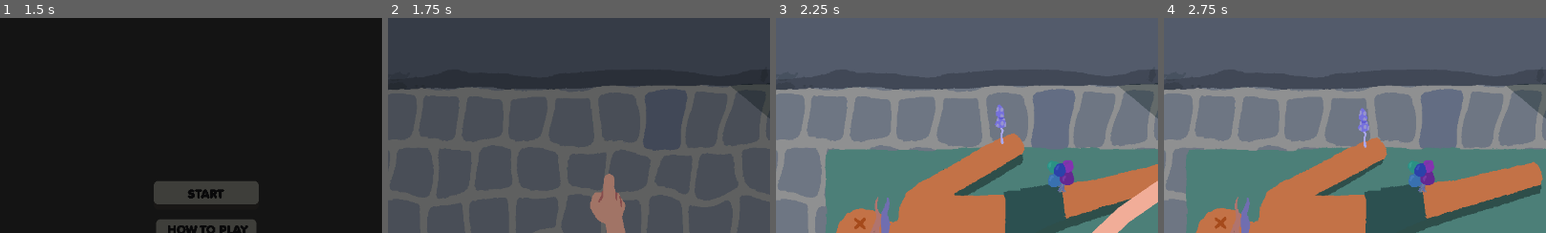
Above: before the commit, frames 1-4 (left to right).
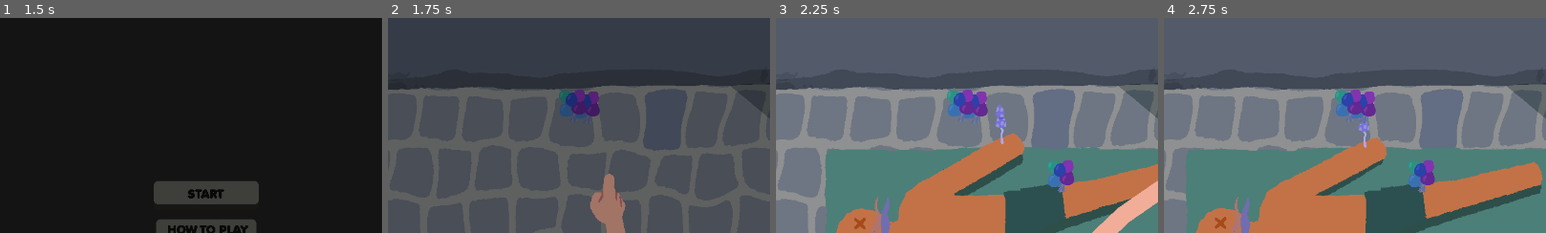
Above: after the commit, the same moments.

Repository: IsaacCerejo/wild-jam-87
Game: Godot game, scene res://scenes/splash_screen_manager/splash_screen_manager.tscn
Same seed, same stepped clock (60 frames per second), same inputs: the game is played once before the commit and once after it. The engine's default icon, where the game draws it, is replaced by a stand-in: a white triangle on a blue panel in a dark square. Sound files missing from this copy of the repository are replaced by a short silence.
Inputs (mouse positions are % of the whole screen's width and height, from its top left):
- Up to frame 1 (1.5 s): tap Enter at 0.5 s; move the mouse to (72, 45) at 0.52 s; click (72, 45) at 0.67 s; click "START" at 1.25 s
- Up to frame 2 (1.75 s): no input
- Up to frame 3 (2.25 s): drag from (86, 11) to (71, 83) at 2.02 s
- Up to frame 4 (2.75 s): no input
The pictures show only the part of the screen within x 23-73%, y 0-50%; the shares and areas given below are measured in that part.

Frame 1 is identical in both runs. In frame 2, 1.2% of the frame differs, in the area x 44-56%, y 33-49%; in frame 3, 1.2%; in frame 4, 1.3%, in the area x 44-56%, y 33-50%.

Commit message:
fix: multiple mushrooms picked on single input

Diff:
--- a/scenes/main_game/main_game.tscn
+++ b/scenes/main_game/main_game.tscn
@@ -26,6 +26,7 @@
 [ext_resource type="Texture2D" uid="uid://ylfhpqxkwiw1" path="res://assets/post_its/IMG_0762.PNG" id="18_qspar"]
 [ext_resource type="Texture2D" uid="uid://63foqjywx0e2" path="res://assets/post_its/IMG_0759.PNG" id="19_7mboc"]
 [ext_resource type="Script" uid="uid://64asebo8pdx5" path="res://scripts/main_game/camera_shake.gd" id="19_r8wn4"]
+[ext_resource type="PackedScene" uid="uid://i0birjinl1cf" path="res://scenes/main_game/mushrooms/balloon_mushroom.tscn" id="27_fm6xj"]
 
 [sub_resource type="SpriteFrames" id="SpriteFrames_n1acc"]
 animations = [{
@@ -343,6 +344,12 @@
 [node name="WorldEnvironment" type="WorldEnvironment" parent="."]
 environment = SubResource("Environment_r8wn4")
 
+[node name="BalloonMushroom" parent="." instance=ExtResource("27_fm6xj")]
+position = Vector2(628, 175)
+
+[node name="BalloonMushroom2" parent="." instance=ExtResource("27_fm6xj")]
+position = Vector2(605, 172)
+
 [editable path="ToolSelector/Pinca"]
 [editable path="ToolSelector/Spray"]
 [editable path="ToolSelector/Tesoura"]
--- a/scripts/main_game/mushrooms/mushroom.gd
+++ b/scripts/main_game/mushrooms/mushroom.gd
@@ -53,6 +53,7 @@
 				if Global.game_ui != null and Global.game_ui.hud.visible:
 					Global.game_ui.hud.time_bar.add_time(-time_penalty)
 				AudioManager.create_audio(SoundEffectSettings.SOUND_EFFECT_TYPE.WRONG_TOOL)
+				get_viewport().set_input_as_handled()
 				await _wrong_animation()
 			return
 
@@ -65,6 +66,7 @@
 			Global.mushrooms_picked[get_script().get_global_name()] += 1
 			AudioManager.create_audio(SoundEffectSettings.SOUND_EFFECT_TYPE.MUSHROOM_PICKED)
 			Global.add_mushroom_score(score_value)
+			get_viewport().set_input_as_handled()
 			await _correct_animation()
 			queue_free()
 
Not shown: 1 places in scenes/main_game/main_game.tscn that only renumber resources
